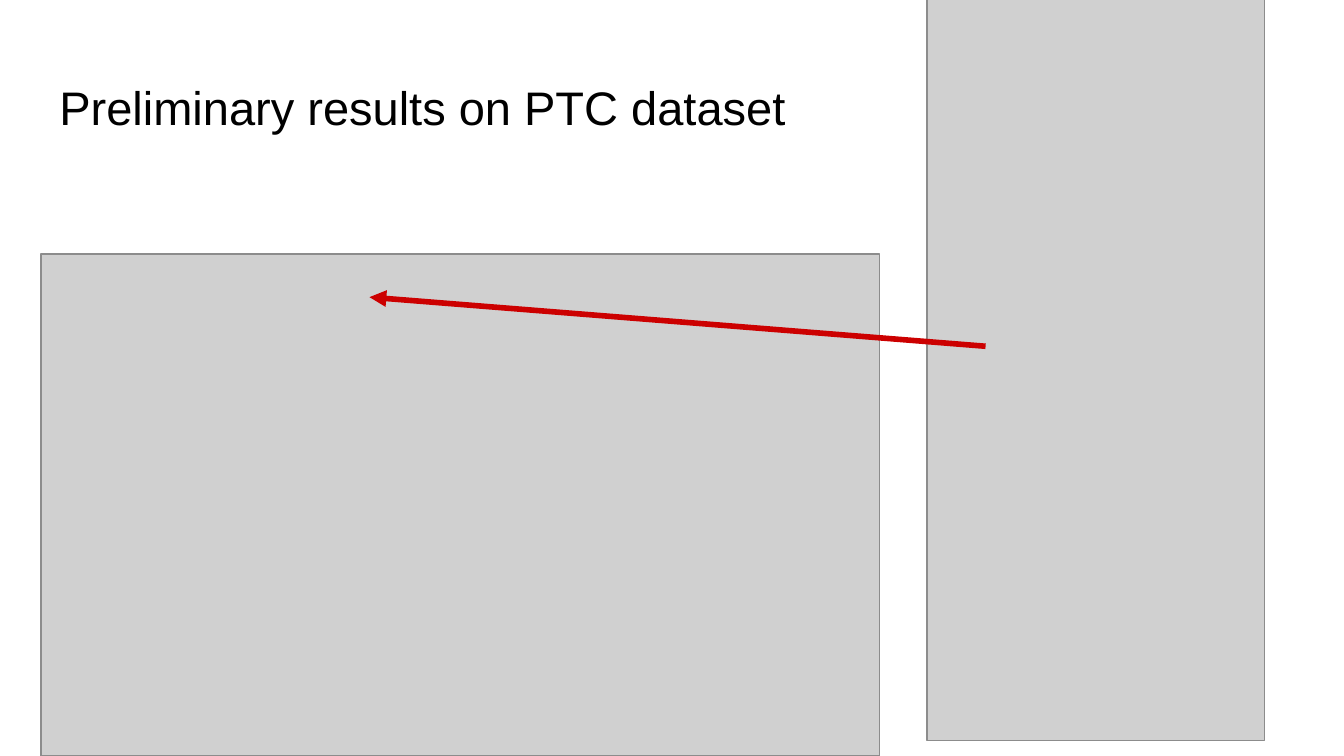
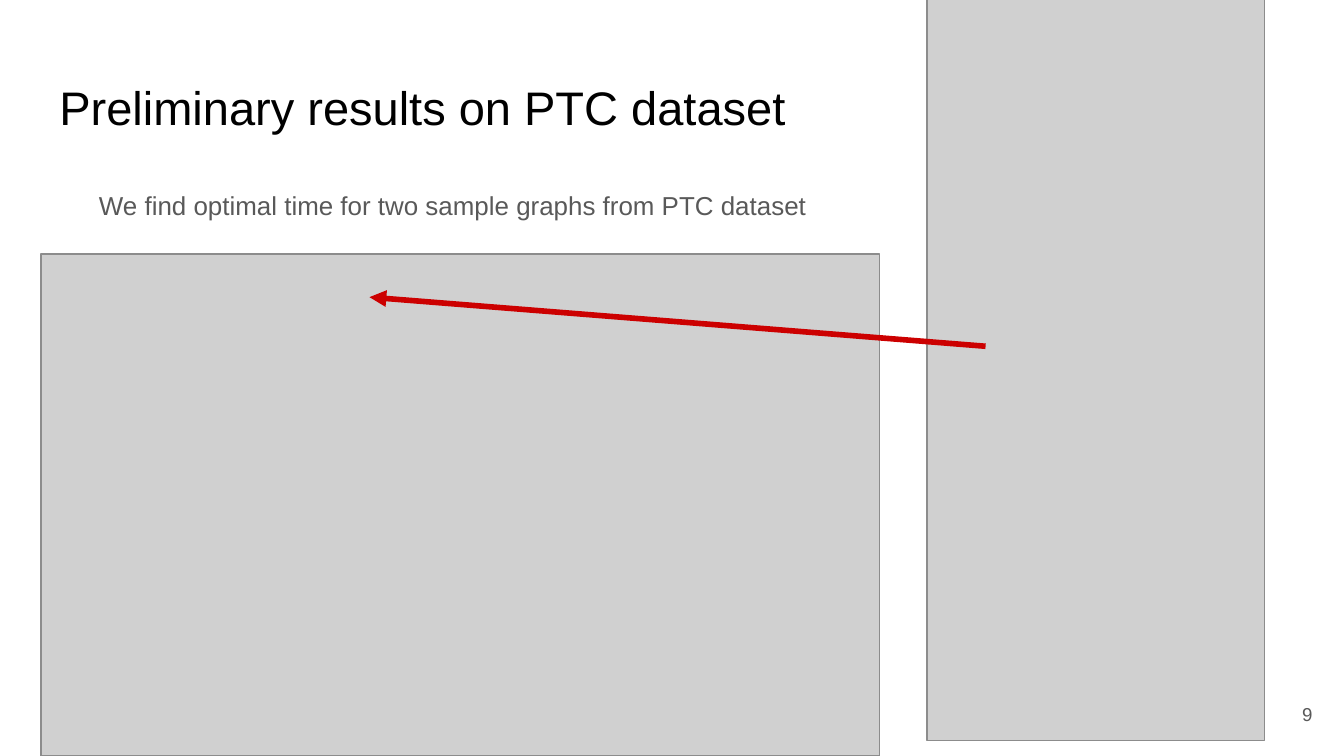
Before and after one commit to teng10/qhack23_rydberg_graph, a slide deck: slide 9 of Qhack_presentation.pptx (slide 8 before the commit). Drawn at 1344x756 pixels with LibreOffice and Linux fonts; fonts in the diff are those of the drawing; grey boxes stand for pictures. Boxes give left, top, right and bottom in pixels: in the first picture for what was removed or moved away, otherwise in the second. Text is boxed around its words. In the diff, an @@ line names an element or a change of style, - is before the commit and + after.

```diff
--- a/Qhack_presentation.pptx
+++ b/Qhack_presentation.pptx
@@ text added at (99, 196, 806, 221), 13.9 pt, text #595959 @@
+We find optimal time for two sample graphs from PTC dataset
@@ page number added at (1302, 708, 1312, 721), 10 pt, text #595959 @@
+9
```
Also in this commit, not shown: 14 other slides changed, 3 slides added, 4 other files.
